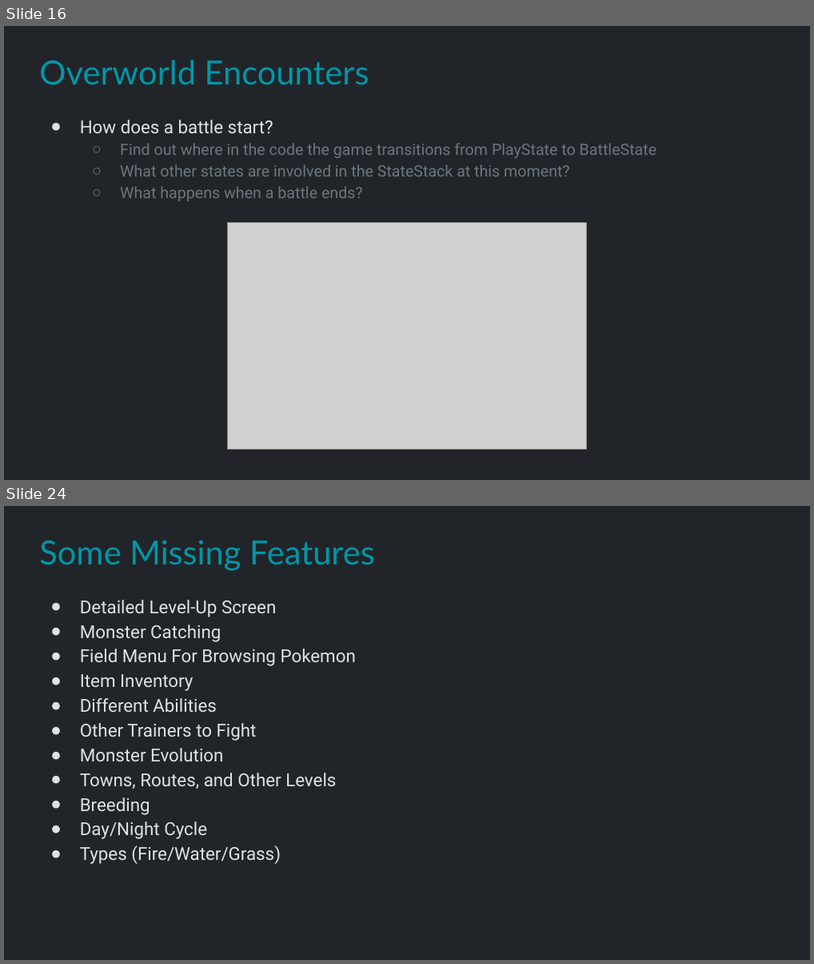
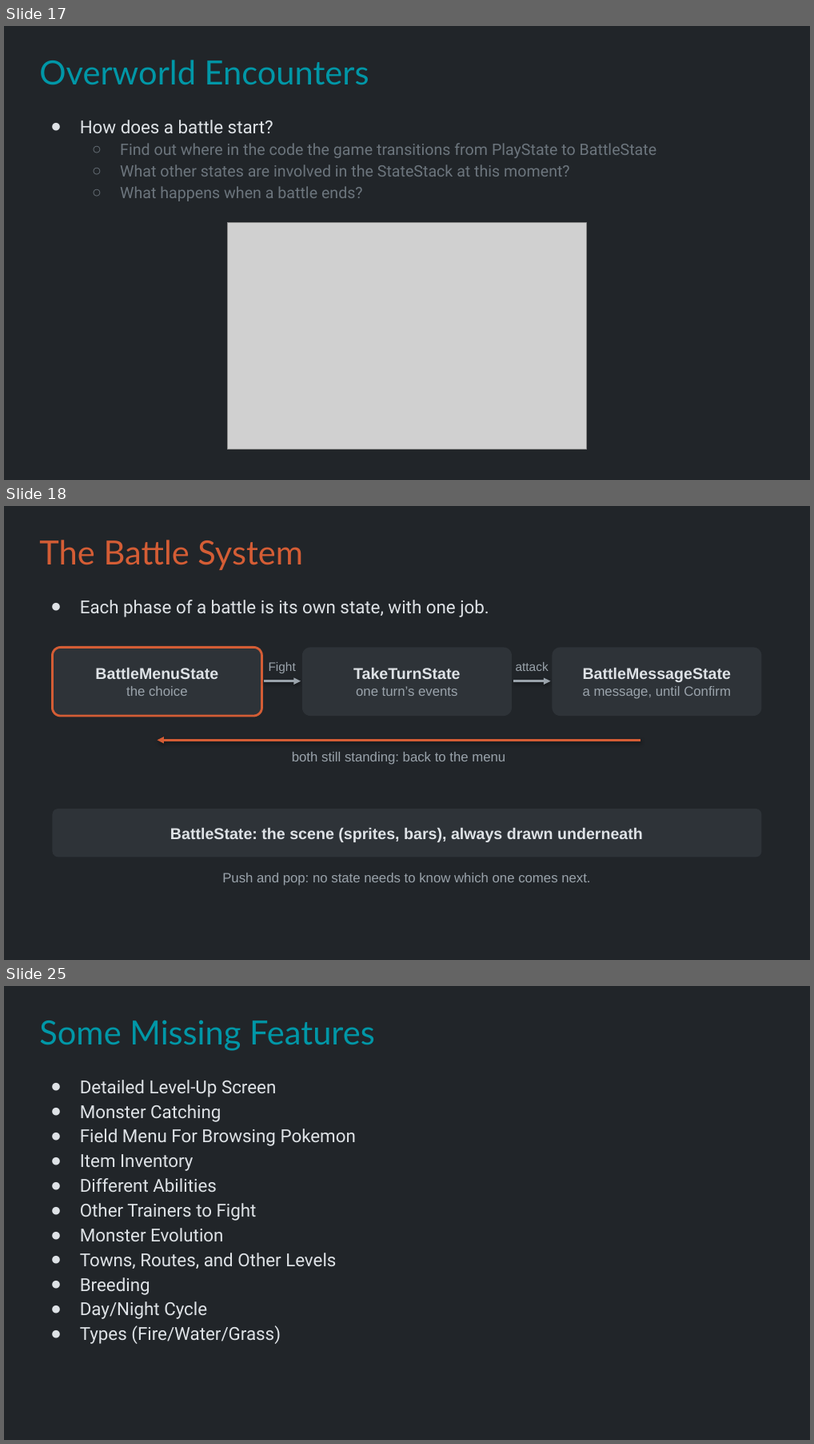
Before and after one commit to Metamate/gar, a slide deck: slides/10 Pokemon.pptx. Shown one above the other, each under a label of ours: slides 16 and 24 before the commit, slides 17, 18 and 25 after it; the slides between them are not shown. The pictures are 814x964 and 814x1444 pixels, drawn with LibreOffice and Linux fonts; fonts in the diff are those of the drawing; grey boxes stand for pictures. Boxes give left, top, right and bottom in pixels: in the first picture for what was removed or moved away, otherwise in the second. Text is boxed around its words. In the diff, an @@ line names an element or a change of style, - is before the commit and + after.

```diff
--- a/slides/10 Pokemon.pptx
+++ b/slides/10 Pokemon.pptx
@@ slide 18 added at (4, 506, 810, 960), background #212529 @@
@@ title added at (39, 540, 303, 570), 29.7 pt, text #D45D35 @@
+The Battle System
@@ text added at (80, 600, 489, 617), 16 pt, text #DEE2E6 @@
+● Each phase of a battle is its own state, with one job.
@@ rounded rectangle added at (52, 647, 262, 716), fill #2E3338, outline #D45D35 2 pt, 14 pt, text #DEE2E6, bold @@
+BattleMenuState
+the choice
@@ rounded rectangle added at (302, 647, 512, 716), fill #2E3338, 12 pt, text #9AA3AB @@
+TakeTurnState
+one turn’s events
@@ rounded rectangle added at (552, 647, 762, 716), fill #2E3338, 12 pt, text #9AA3AB @@
+BattleMessageState
+a message, until Confirm
@@ text added at (269, 662, 296, 673), 11 pt, text #9AA3AB @@
+Fight
@@ text added at (516, 662, 549, 671), 11 pt, text #9AA3AB @@
+attack
@@ arrow added from (264, 681) to (301, 681), #9AA3AB 2 pt @@
@@ arrow added from (514, 681) to (550, 681), #9AA3AB 2 pt @@
@@ arrow added from (641, 740) to (158, 740), #D45D35 2 pt @@
@@ text added at (292, 752, 506, 764), 12 pt, text #9AA3AB @@
+both still standing: back to the menu
@@ rounded rectangle added at (52, 808, 762, 856), fill #2E3338, 14 pt, text #DEE2E6, bold @@
+BattleState: the scene (sprites, bars), always drawn underneath
@@ text added at (222, 872, 590, 885), 12 pt, text #9AA3AB @@
+Push and pop: no state needs to know which one comes next.
@@ what was slide 16 is now slide 17 @@
@@ what was slide 24 is now slide 25 @@
```
Also in this commit, not shown: 7 slides changed, 7 other slides added, 6 slides removed, 1 other file.
